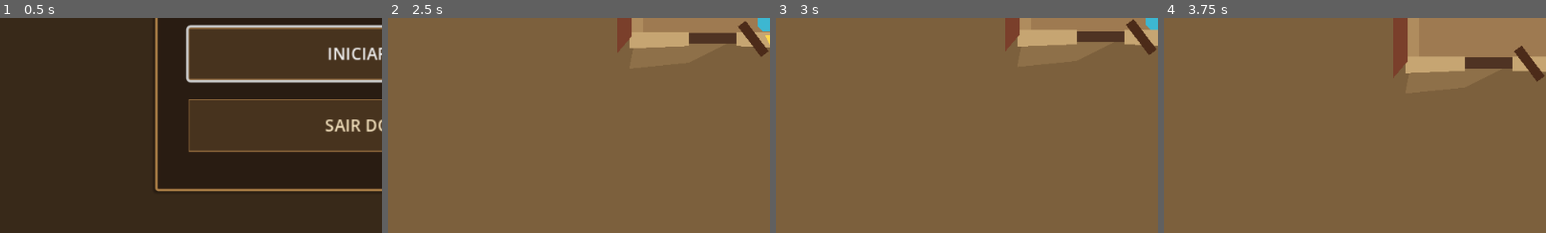
Above: before the commit, frames 1-4 (left to right).
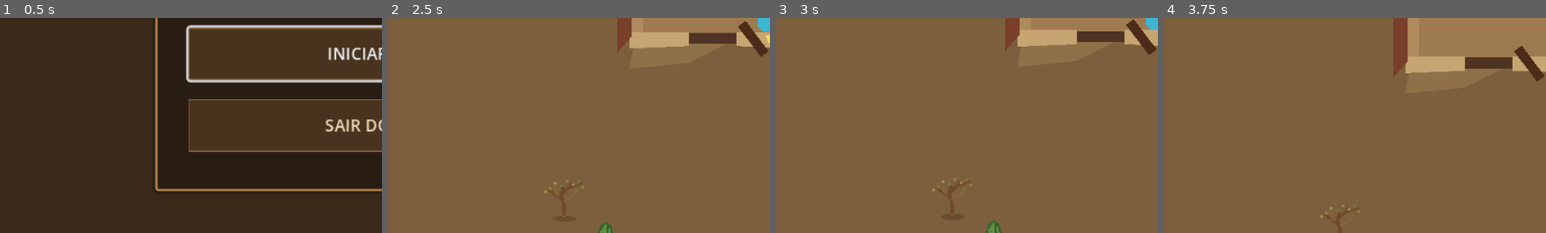
Above: after the commit, the same moments.

Repository: Inocencio-Ferraz/Velho-Sertao
Game: Godot game, scene res://scenes/menu/main_menu.tscn
Two runs of this game, one before a commit and one after it. Both use one fixed random seed, a clock stepped at 60 frames per second and the inputs below.
Inputs (mouse positions are % of the whole screen's width and height, from its top left):
- Up to frame 1 (0.5 s): no input
- Up to frame 2 (2.5 s): click "INICIAR JOGO" at 0.5 s; move the mouse to (72, 45) at 1.27 s; hold D (move_right) 1.28-2.03 s; hold E (interact) 1.28-2.03 s; move the mouse to (30, 55) at 2.02 s; hold S (move_down) from 2.03 s (still down); click (30, 55) at 2.1 s
- Up to frame 3 (3 s): move the mouse to (60, 28) at 2.77 s; release S (move_down) at 2.78 s; hold D (move_right) from 2.78 s (still down); hold Right mouse button (pistol_fire) from 2.78 s (still down)
- Up to frame 4 (3.75 s): tap Enter at 3.5 s; move the mouse to (45, 70) at 3.52 s; release D (move_right) at 3.53 s; release Right mouse button (pistol_fire) at 3.53 s; hold W (move_up) from 3.53 s (still down); tap H (test_damage) at 3.6 s
The pictures show only the part of the screen within x 0-50%, y 50-100%; the shares and areas given below are measured in that part.

Frame 1 is identical in both runs. In frame 2, 0.2% of the frame differs, in the area x 41-59%, y 75-100%; in frame 3, 0.2%, in the area x 41-60%, y 74-100%; in frame 4, less than 0.1%.

Commit message:
Add caatinga vegetation

Diff:
--- a/scenes/main/main.tscn
+++ b/scenes/main/main.tscn
@@ -26,6 +26,14 @@
 [ext_resource type="Texture2D" path="res://assets/art/environment/vegetation/dry_grass_01.png" id="24_dry_grass"]
 [ext_resource type="Texture2D" path="res://assets/art/environment/details/dry_branch_01.png" id="25_dry_branch"]
 [ext_resource type="Texture2D" path="res://assets/art/environment/details/dry_leaves_01.png" id="26_dry_leaves"]
+[ext_resource type="Texture2D" path="res://assets/art/environment/vegetation/cactus_mandacaru_small.png" id="27_mandacaru"]
+[ext_resource type="Texture2D" path="res://assets/art/environment/vegetation/cactus_xique_xique.png" id="28_xique_xique"]
+[ext_resource type="Texture2D" path="res://assets/art/environment/vegetation/cactus_facheiro.png" id="29_facheiro"]
+[ext_resource type="Texture2D" path="res://assets/art/environment/vegetation/cactus_coroa_de_frade.png" id="30_coroa_de_frade"]
+[ext_resource type="Texture2D" path="res://assets/art/environment/vegetation/bush_dry_small.png" id="31_bush_dry_small"]
+[ext_resource type="Texture2D" path="res://assets/art/environment/vegetation/bush_dry_medium.png" id="32_bush_dry_medium"]
+[ext_resource type="Texture2D" path="res://assets/art/environment/vegetation/tree_dry_small.png" id="33_tree_dry_small"]
+[ext_resource type="Texture2D" path="res://assets/art/environment/vegetation/tree_dry_medium.png" id="34_tree_dry_medium"]
 
 [sub_resource type="RectangleShape2D" id="Shape_wall_top"]
 size = Vector2(960, 24)
@@ -144,6 +152,102 @@
 position = Vector2(680, 2360)
 scale = Vector2(0.03, 0.03)
 texture = ExtResource("26_dry_leaves")
+
+[node name="Mandacaru01" type="Sprite2D" parent="EnvironmentDecoration"]
+position = Vector2(210, 680)
+texture = ExtResource("27_mandacaru")
+
+[node name="Mandacaru02" type="Sprite2D" parent="EnvironmentDecoration"]
+position = Vector2(330, 1450)
+texture = ExtResource("27_mandacaru")
+
+[node name="Mandacaru03" type="Sprite2D" parent="EnvironmentDecoration"]
+position = Vector2(625, 2140)
+texture = ExtResource("27_mandacaru")
+
+[node name="Mandacaru04" type="Sprite2D" parent="EnvironmentDecoration"]
+position = Vector2(625, 1400)
+texture = ExtResource("27_mandacaru")
+
+[node name="XiqueXique01" type="Sprite2D" parent="EnvironmentDecoration"]
+position = Vector2(790, 730)
+texture = ExtResource("28_xique_xique")
+
+[node name="XiqueXique02" type="Sprite2D" parent="EnvironmentDecoration"]
+position = Vector2(800, 1390)
+texture = ExtResource("28_xique_xique")
+
+[node name="XiqueXique03" type="Sprite2D" parent="EnvironmentDecoration"]
+position = Vector2(800, 2160)
+texture = ExtResource("28_xique_xique")
+
+[node name="Facheiro01" type="Sprite2D" parent="EnvironmentDecoration"]
+position = Vector2(330, 1515)
+texture = ExtResource("29_facheiro")
+
+[node name="Facheiro02" type="Sprite2D" parent="EnvironmentDecoration"]
+position = Vector2(625, 2030)
+texture = ExtResource("29_facheiro")
+
+[node name="CoroaDeFrade01" type="Sprite2D" parent="EnvironmentDecoration"]
+position = Vector2(235, 700)
+texture = ExtResource("30_coroa_de_frade")
+
+[node name="CoroaDeFrade02" type="Sprite2D" parent="EnvironmentDecoration"]
+position = Vector2(200, 1480)
+texture = ExtResource("30_coroa_de_frade")
+
+[node name="CoroaDeFrade03" type="Sprite2D" parent="EnvironmentDecoration"]
+position = Vector2(800, 2050)
+texture = ExtResource("30_coroa_de_frade")
+
+[node name="CoroaDeFrade04" type="Sprite2D" parent="EnvironmentDecoration"]
+position = Vector2(200, 2180)
+texture = ExtResource("30_coroa_de_frade")
+
+[node name="CoroaDeFrade05" type="Sprite2D" parent="EnvironmentDecoration"]
+position = Vector2(200, 2040)
+texture = ExtResource("30_coroa_de_frade")
+
+[node name="DryBushSmall09" type="Sprite2D" parent="EnvironmentDecoration"]
+position = Vector2(200, 1340)
+texture = ExtResource("31_bush_dry_small")
+
+[node name="DryBushSmall10" type="Sprite2D" parent="EnvironmentDecoration"]
+position = Vector2(800, 2060)
+texture = ExtResource("31_bush_dry_small")
+
+[node name="DryBushSmall12" type="Sprite2D" parent="EnvironmentDecoration"]
+position = Vector2(800, 2120)
+texture = ExtResource("31_bush_dry_small")
+
+[node name="DryBushMedium01" type="Sprite2D" parent="EnvironmentDecoration"]
+position = Vector2(330, 1340)
+texture = ExtResource("32_bush_dry_medium")
+
+[node name="DryBushMedium02" type="Sprite2D" parent="EnvironmentDecoration"]
+position = Vector2(200, 2240)
+texture = ExtResource("32_bush_dry_medium")
+
+[node name="DryTreeSmall01" type="Sprite2D" parent="EnvironmentDecoration"]
+position = Vector2(175, 640)
+texture = ExtResource("33_tree_dry_small")
+
+[node name="DryTreeSmall02" type="Sprite2D" parent="EnvironmentDecoration"]
+position = Vector2(625, 1450)
+texture = ExtResource("33_tree_dry_small")
+
+[node name="DryTreeSmall03" type="Sprite2D" parent="EnvironmentDecoration"]
+position = Vector2(200, 2120)
+texture = ExtResource("33_tree_dry_small")
+
+[node name="DryTreeMedium01" type="Sprite2D" parent="EnvironmentDecoration"]
+position = Vector2(200, 1510)
+texture = ExtResource("34_tree_dry_medium")
+
+[node name="DryTreeMedium02" type="Sprite2D" parent="EnvironmentDecoration"]
+position = Vector2(800, 1980)
+texture = ExtResource("34_tree_dry_medium")
 
 [node name="CasaJoaoGrilo" parent="." instance=ExtResource("18_joao_house")]
 position = Vector2(300, 460)
--- /dev/null
+++ b/scenes/test_art/caatinga_assets_test.tscn
@@ -0,0 +1,196 @@
+[gd_scene load_steps=9 format=3]
+
+[ext_resource type="Texture2D" path="res://assets/art/environment/vegetation/cactus_mandacaru_small.png" id="1_mandacaru"]
+[ext_resource type="Texture2D" path="res://assets/art/environment/vegetation/cactus_xique_xique.png" id="2_xique"]
+[ext_resource type="Texture2D" path="res://assets/art/environment/vegetation/cactus_facheiro.png" id="3_facheiro"]
+[ext_resource type="Texture2D" path="res://assets/art/environment/vegetation/cactus_coroa_de_frade.png" id="4_coroa"]
+[ext_resource type="Texture2D" path="res://assets/art/environment/vegetation/bush_dry_small.png" id="5_bush_small"]
+[ext_resource type="Texture2D" path="res://assets/art/environment/vegetation/bush_dry_medium.png" id="6_bush_medium"]
+[ext_resource type="Texture2D" path="res://assets/art/environment/vegetation/tree_dry_small.png" id="7_tree_small"]
+[ext_resource type="Texture2D" path="res://assets/art/environment/vegetation/tree_dry_medium.png" id="8_tree_medium"]
+
+[node name="CaatingaAssetsTest" type="Node2D"]
+
+[node name="Ground" type="Polygon2D" parent="."]
+color = Color(0.49, 0.38, 0.24, 1)
+polygon = PackedVector2Array(0, 0, 640, 0, 640, 360, 0, 360)
+
+[node name="Title" type="Label" parent="."]
+offset_left = 12.0
+offset_top = 5.0
+offset_right = 628.0
+offset_bottom = 26.0
+theme_override_colors/font_color = Color(0.98, 0.86, 0.62, 1)
+theme_override_colors/font_outline_color = Color(0.16, 0.11, 0.07, 1)
+theme_override_constants/outline_size = 3
+theme_override_font_sizes/font_size = 14
+text = "VEGETAÇÃO DA CAATINGA — marcador azul = João (20 × 20)"
+horizontal_alignment = 1
+
+[node name="Mandacaru" type="Sprite2D" parent="."]
+position = Vector2(66, 73)
+texture = ExtResource("1_mandacaru")
+
+[node name="JoaoMandacaru" type="Polygon2D" parent="."]
+position = Vector2(105, 74)
+color = Color(0.24, 0.72, 0.82, 1)
+polygon = PackedVector2Array(-8, -10, 8, -10, 10, -6, 10, 6, 6, 10, -6, 10, -10, 6, -10, -6)
+
+[node name="MandacaruLabel" type="Label" parent="."]
+offset_left = 13.0
+offset_top = 101.0
+offset_right = 141.0
+offset_bottom = 119.0
+theme_override_colors/font_color = Color(1, 0.91, 0.73, 1)
+theme_override_colors/font_outline_color = Color(0.16, 0.11, 0.07, 1)
+theme_override_constants/outline_size = 3
+theme_override_font_sizes/font_size = 11
+text = "Mandacaru pequeno"
+horizontal_alignment = 1
+
+[node name="XiqueXique" type="Sprite2D" parent="."]
+position = Vector2(210, 73)
+texture = ExtResource("2_xique")
+
+[node name="JoaoXique" type="Polygon2D" parent="."]
+position = Vector2(249, 74)
+color = Color(0.24, 0.72, 0.82, 1)
+polygon = PackedVector2Array(-8, -10, 8, -10, 10, -6, 10, 6, 6, 10, -6, 10, -10, 6, -10, -6)
+
+[node name="XiqueLabel" type="Label" parent="."]
+offset_left = 157.0
+offset_top = 101.0
+offset_right = 285.0
+offset_bottom = 119.0
+theme_override_colors/font_color = Color(1, 0.91, 0.73, 1)
+theme_override_colors/font_outline_color = Color(0.16, 0.11, 0.07, 1)
+theme_override_constants/outline_size = 3
+theme_override_font_sizes/font_size = 11
+text = "Xique-xique"
+horizontal_alignment = 1
+
+[node name="Facheiro" type="Sprite2D" parent="."]
+position = Vector2(354, 73)
+texture = ExtResource("3_facheiro")
+
+[node name="JoaoFacheiro" type="Polygon2D" parent="."]
+position = Vector2(393, 74)
+color = Color(0.24, 0.72, 0.82, 1)
+polygon = PackedVector2Array(-8, -10, 8, -10, 10, -6, 10, 6, 6, 10, -6, 10, -10, 6, -10, -6)
+
+[node name="FacheiroLabel" type="Label" parent="."]
+offset_left = 301.0
+offset_top = 101.0
+offset_right = 429.0
+offset_bottom = 119.0
+theme_override_colors/font_color = Color(1, 0.91, 0.73, 1)
+theme_override_colors/font_outline_color = Color(0.16, 0.11, 0.07, 1)
+theme_override_constants/outline_size = 3
+theme_override_font_sizes/font_size = 11
+text = "Facheiro"
+horizontal_alignment = 1
+
+[node name="CoroaDeFrade" type="Sprite2D" parent="."]
+position = Vector2(498, 73)
+texture = ExtResource("4_coroa")
+
+[node name="JoaoCoroa" type="Polygon2D" parent="."]
+position = Vector2(537, 74)
+color = Color(0.24, 0.72, 0.82, 1)
+polygon = PackedVector2Array(-8, -10, 8, -10, 10, -6, 10, 6, 6, 10, -6, 10, -10, 6, -10, -6)
+
+[node name="CoroaLabel" type="Label" parent="."]
+offset_left = 445.0
+offset_top = 101.0
+offset_right = 573.0
+offset_bottom = 119.0
+theme_override_colors/font_color = Color(1, 0.91, 0.73, 1)
+theme_override_colors/font_outline_color = Color(0.16, 0.11, 0.07, 1)
+theme_override_constants/outline_size = 3
+theme_override_font_sizes/font_size = 11
+text = "Coroa-de-frade"
+horizontal_alignment = 1
+
+[node name="BushDrySmall" type="Sprite2D" parent="."]
+position = Vector2(66, 247)
+texture = ExtResource("5_bush_small")
+
+[node name="JoaoBushSmall" type="Polygon2D" parent="."]
+position = Vector2(105, 248)
+color = Color(0.24, 0.72, 0.82, 1)
+polygon = PackedVector2Array(-8, -10, 8, -10, 10, -6, 10, 6, 6, 10, -6, 10, -10, 6, -10, -6)
+
+[node name="BushSmallLabel" type="Label" parent="."]
+offset_left = 13.0
+offset_top = 277.0
+offset_right = 141.0
+offset_bottom = 295.0
+theme_override_colors/font_color = Color(1, 0.91, 0.73, 1)
+theme_override_colors/font_outline_color = Color(0.16, 0.11, 0.07, 1)
+theme_override_constants/outline_size = 3
+theme_override_font_sizes/font_size = 11
+text = "Arbusto seco pequeno"
+horizontal_alignment = 1
+
+[node name="BushDryMedium" type="Sprite2D" parent="."]
+position = Vector2(210, 247)
+texture = ExtResource("6_bush_medium")
+
+[node name="JoaoBushMedium" type="Polygon2D" parent="."]
+position = Vector2(249, 248)
+color = Color(0.24, 0.72, 0.82, 1)
+polygon = PackedVector2Array(-8, -10, 8, -10, 10, -6, 10, 6, 6, 10, -6, 10, -10, 6, -10, -6)
+
+[node name="BushMediumLabel" type="Label" parent="."]
+offset_left = 157.0
+offset_top = 277.0
+offset_right = 285.0
+offset_bottom = 295.0
+theme_override_colors/font_color = Color(1, 0.91, 0.73, 1)
+theme_override_colors/font_outline_color = Color(0.16, 0.11, 0.07, 1)
+theme_override_constants/outline_size = 3
+theme_override_font_sizes/font_size = 11
+text = "Arbusto seco médio"
+horizontal_alignment = 1
+
+[node name="TreeDrySmall" type="Sprite2D" parent="."]
+position = Vector2(354, 247)
+texture = ExtResource("7_tree_small")
+
+[node name="JoaoTreeSmall" type="Polygon2D" parent="."]
+position = Vector2(393, 248)
+color = Color(0.24, 0.72, 0.82, 1)
+polygon = PackedVector2Array(-8, -10, 8, -10, 10, -6, 10, 6, 6, 10, -6, 10, -10, 6, -10, -6)
+
+[node name="TreeSmallLabel" type="Label" parent="."]
+offset_left = 301.0
+offset_top = 277.0
+offset_right = 429.0
+offset_bottom = 295.0
+theme_override_colors/font_color = Color(1, 0.91, 0.73, 1)
+theme_override_colors/font_outline_color = Color(0.16, 0.11, 0.07, 1)
+theme_override_constants/outline_size = 3
+theme_override_font_sizes/font_size = 11
+text = "Árvore seca pequena"
+horizontal_alignment = 1
+
+[node name="TreeDryMedium" type="Sprite2D" parent="."]
+position = Vector2(498, 247)
+texture = ExtResource("8_tree_medium")
+
+[node name="JoaoTreeMedium" type="Polygon2D" parent="."]
+position = Vector2(537, 248)
+color = Color(0.24, 0.72, 0.82, 1)
+polygon = PackedVector2Array(-8, -10, 8, -10, 10, -6, 10, 6, 6, 10, -6, 10, -10, 6, -10, -6)
+
+[node name="TreeMediumLabel" type="Label" parent="."]
+offset_left = 445.0
+offset_top = 277.0
+offset_right = 573.0
+offset_bottom = 295.0
+theme_override_colors/font_color = Color(1, 0.91, 0.73, 1)
+theme_override_colors/font_outline_color = Color(0.16, 0.11, 0.07, 1)
+theme_override_constants/outline_size = 3
+theme_override_font_sizes/font_size = 11
+text = "Árvore seca média"
+horizontal_alignment = 1
Binary file added: assets/art/environment/vegetation/bush_dry_medium.png
Not shown, added: assets/art/environment/vegetation/bush_dry_medium.png.import
Binary file added: assets/art/environment/vegetation/bush_dry_small.png
Not shown, added: assets/art/environment/vegetation/bush_dry_small.png.import
Binary file added: assets/art/environment/vegetation/cactus_coroa_de_frade.png
Not shown, added: assets/art/environment/vegetation/cactus_coroa_de_frade.png.import
Binary file added: assets/art/environment/vegetation/cactus_facheiro.png
Not shown, added: assets/art/environment/vegetation/cactus_facheiro.png.import
Binary file added: assets/art/environment/vegetation/cactus_mandacaru_small.png
Not shown, added: assets/art/environment/vegetation/cactus_mandacaru_small.png.import
Binary file added: assets/art/environment/vegetation/cactus_xique_xique.png
Not shown, added: assets/art/environment/vegetation/cactus_xique_xique.png.import
(and 5 more such lines)
